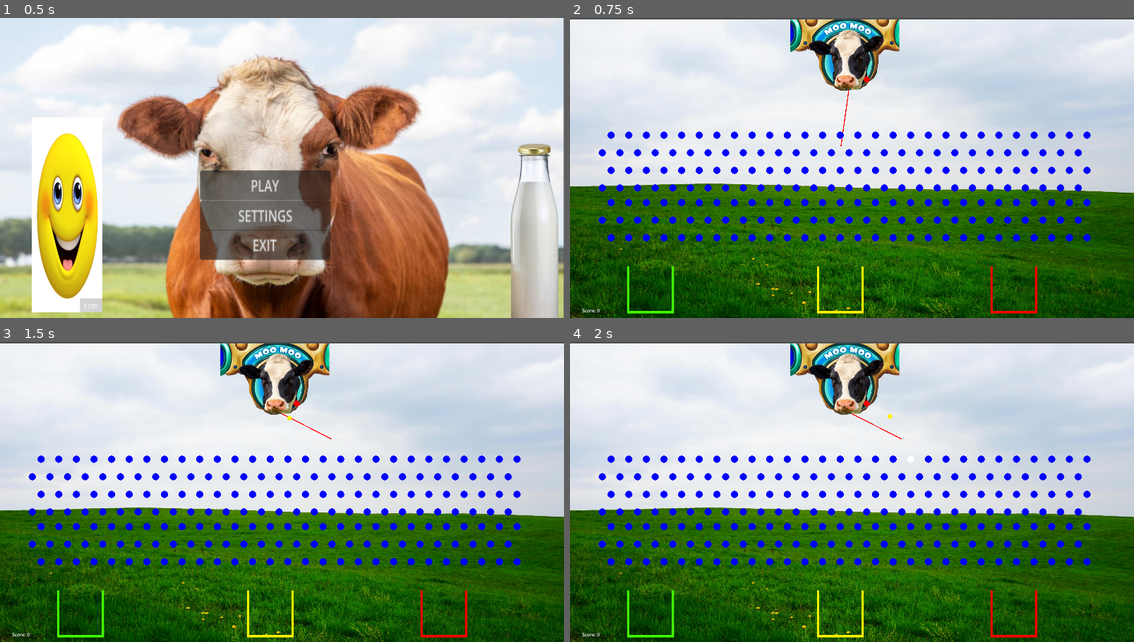
Above: before the commit, frames 1-4 (two rows, left to right).
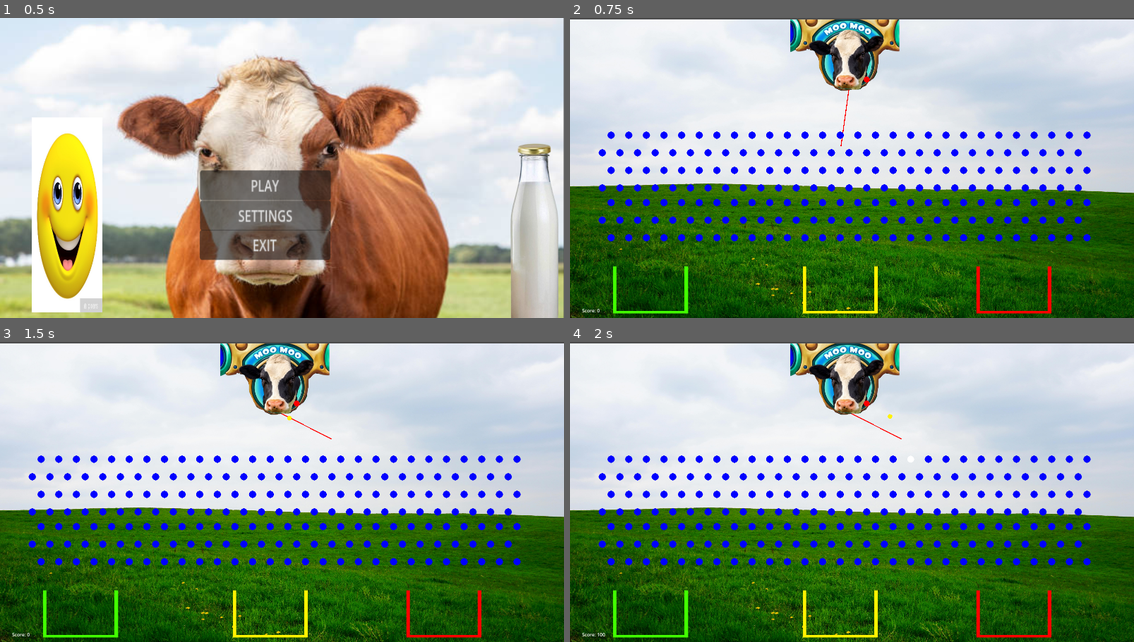
Above: after the commit, the same moments.

Repository: Temia116/Milkle_gamefart
Game: Godot game, scene res://title.tscn
The game is run twice, just before and just after one commit, with the same random seed, the same clock (stepped at 60 frames per second) and the same inputs.
Inputs (mouse positions are in pixels of both pictures, inside the frame that each line leads up to):
- Up to frame 1 (0.5 s): no input
- Up to frame 2 (0.75 s): click "PLAY" at 0.5 s
- Up to frame 3 (1.5 s): tap Enter at 1.25 s; move the mouse to (406, 477) at 1.27 s; click (406, 477) at 1.42 s
- Up to frame 4 (2 s): no input

Frame 1 is identical in both runs. In frame 2, 1.2% of the frame differs, in the area x 7-86%, y 82-99%; in frame 3, 1.2%; in frame 4, 1.2%, in the area x 4-86%, y 82-99%.
Error before the commit: Parse Error: Identifier "current_score" not declared in the current scope. (res://GameManager.gd:128)

Commit message:
made the boxes bigger and the score work

Diff:
--- a/GameManager.gd
+++ b/GameManager.gd
@@ -1,75 +1,27 @@
 # GameManager.gd - Updated with color matching system
 extends Node
-
 var score: int = 0
 var orange_pegs_left: int = 0
-
 # Color matching bonus system
 @export var color_match_bonus: int = 50
 @export var regular_bucket_points: int = 10
-
 signal score_changed(new_score: int)
 signal orange_peg_hit()
 signal bonus_earned(points: int, reason: String)
-
-func _on_score_changed(new_score: int):
-	pass
-
 func _ready():
-	print("ScoreUI _ready() called!")
-
-	# Wait a frame to ensure everything is in the scene tree
+	add_to_group("game_manager")  # Add this line
 	await get_tree().process_frame
-
-	# Connect to GameManager's score signal using group
-	var game_manager = get_tree().get_first_node_in_group("game_manager")
-	print("ScoreUI - Trying to find GameManager in group")
-
-	if game_manager:
-		print("ScoreUI - GameManager found: true")
-		if game_manager.has_signal("score_changed"):
-			print("ScoreUI - score_changed signal exists: true")
-			game_manager.score_changed.connect(_on_score_changed)
-			print("Connected to score_changed signal")
-		else:
-			print("ScoreUI - score_changed signal exists: false")
-	else:
-		print("ScoreUI - GameManager found: false")
-
-	update_score_display()
-	print("ScoreUI _ready() called!")
-
-	# Wait a frame to ensure everything is in the scene tree
-	await get_tree().process_frame
-
-	# Connect to GameManager's score signal using group
-	print("ScoreUI - Trying to find GameManager in group")
-
-	if game_manager:
-		print("ScoreUI - GameManager found: true")
-		if game_manager.has_signal("score_changed"):
-			print("ScoreUI - score_changed signal exists: true")
-			# Fix the connection - use the correct function name
-			game_manager.score_changed.connect(_on_score_changed)
-			print("Connected to score_changed signal")
-		else:
-			print("ScoreUI - score_changed signal exists: false")
-	else:
-		print("ScoreUI - GameManager found: false")
-
-
+	count_orange_pegs()
 
 func add_score(points: int):
 	score += points
 	score_changed.emit(score)
 	print("Score: ", score)
-
 func add_bonus_score(points: int, reason: String = "Bonus"):
 	score += points
 	score_changed.emit(score)
 	bonus_earned.emit(points, reason)
 	print("Bonus! +", points, " - ", reason, " | Total Score: ", score)
-
 func count_orange_pegs():
 	var pegs = get_tree().get_nodes_in_group("pegs")
 	orange_pegs_left = 0
@@ -77,14 +29,12 @@
 		if peg.is_orange:
 			orange_pegs_left += 1
 	print("Orange pegs: ", orange_pegs_left)
-
 func peg_destroyed(was_orange: bool):
 	if was_orange:
 		orange_pegs_left -= 1
 		orange_peg_hit.emit()
 		if orange_pegs_left <= 0:
 			print("Level Complete!")
-
 # Call this when ball enters a bucket
 func ball_entered_bucket(ball_color: String, bucket_color: String):
 	if ball_color.to_lower() == bucket_color.to_lower():
@@ -93,7 +43,6 @@
 	else:
 		# Regular bucket points
 		add_score(regular_bucket_points)
-
 # Helper function to get ball color from ball node
 func get_ball_color(ball_node) -> String:
 	# Try different ways to get the color
@@ -123,18 +72,3 @@
 				return "Yellow"
 
 	return "Unknown"
-
-func update_score_display():
-	print("update_score_display() called, current_score:", current_score)
-	if score_label:
-		score_label.text = "Score: " + str(current_score)
-		print("Score label updated to:", score_label.text)
-	else:
-		print("ERROR: score_label is null!")
-		# Try to find the label again
-		score_label = get_node_or_null("ScoreLabel")
-		if score_label:
-			print("Found ScoreLabel on retry")
-			score_label.text = "Score: " + str(current_score)
-		else:
-			print("ScoreLabel still not found")
--- a/Main.tscn
+++ b/Main.tscn
@@ -633,6 +633,9 @@
 position = Vector2(980, 750)
 
 [node name="Bucket" parent="." instance=ExtResource("8_trn2v")]
+
+[node name="game_manager" type="Node" parent="."]
+script = ExtResource("9_03owx")
 
 [node name="CanvasLayer" type="CanvasLayer" parent="."]
 
@@ -652,8 +655,3 @@
 offset_top = 22.0
 offset_right = 64.0
 offset_bottom = 45.0
-
-[node name="game_manager" type="Node" parent="."]
-script = ExtResource("9_03owx")
-color_match_bonus = null
-regular_bucket_points = null
--- a/ScoreUI.gd
+++ b/ScoreUI.gd
@@ -1,34 +1,36 @@
 # ScoreUI.gd - Attach this to a Control node or CanvasLayer
 extends Control
 
-@onready var score_label: Label = $ScoreLabel
+var score_label: Label  # Remove @onready
 var current_score: int = 0
-var game_manager = get_tree().get_first_node_in_group("game_manager")
+
 func _ready():
 	print("ScoreUI _ready() called!")
 
-	# Connect to GameManager's score signal
-	var game_manager = get_node_or_null("/root/GameManager")
-	print("ScoreUI - Trying to find GameManager at /root/GameManager")
+	# Wait a frame to ensure scene tree is ready
+	await get_tree().process_frame
 
-	if game_manager:
-		print("ScoreUI - GameManager found: true")
-		if game_manager.has_signal("score_changed"):
-			print("ScoreUI - score_changed signal exists: true")
-			game_manager.score_changed.connect(_on_score_changed)
-			print("Connected to score_changed signal")
-		else:
-			print("ScoreUI - score_changed signal exists: false")
-	else:
-		print("ScoreUI - GameManager found: false")
-
-	# Debug the score label
+	# Now find the score label
+	score_label = get_node_or_null("ScoreLabel")
 	if score_label:
 		print("ScoreUI - Score Label found: true")
 	else:
 		print("ScoreUI - Score Label found: false")
+		# Try find_child as backup
+		score_label = find_child("ScoreLabel", true, false)
+		if score_label:
+			print("ScoreUI - Score Label found with find_child: true")
+		else:
+			print("ScoreUI - Score Label found with find_child: false")
 
-	update_score_display()
+	# Connect to GameManager
+	var game_manager = get_tree().get_first_node_in_group("game_manager")
+	if game_manager:
+		print("ScoreUI - GameManager found: true")
+		game_manager.score_changed.connect(_on_score_changed)
+		print("Connected to score_changed signal")
+	else:
+		print("ScoreUI - GameManager found: false")
 
 	update_score_display()
 
@@ -37,11 +39,15 @@
 	update_score_display()
 
 func update_score_display():
+	print("update_score_display() called, current_score:", current_score)
 	if score_label:
 		score_label.text = "Score: " + str(current_score)
+		print("Score label updated to:", score_label.text)
+	else:
+		print("ERROR: score_label is null!")
 
+# Keep your other functions as they were...
 func add_bonus_points(points: int, reason: String = ""):
-	# Visual feedback for bonus points
 	current_score += points
 	update_score_display()
 
@@ -49,14 +55,12 @@
 		show_bonus_text(points, reason)
 
 func show_bonus_text(points: int, reason: String):
-	# Create floating bonus text
 	var bonus_label = Label.new()
 	bonus_label.text = "+" + str(points) + " " + reason + "!"
 	bonus_label.modulate = Color.YELLOW
 	bonus_label.position = Vector2(100, 50)
 	add_child(bonus_label)
 
-	# Animate the bonus text
 	var tween = create_tween()
 	tween.parallel().tween_property(bonus_label, "position", bonus_label.position + Vector2(0, -50), 1.0)
 	tween.parallel().tween_property(bonus_label, "modulate:a", 0.0, 1.0)
--- a/bucket.tscn
+++ b/bucket.tscn
@@ -9,16 +9,16 @@
 [ext_resource type="Script" uid="uid://mfj0eb3kb5ep" path="res://red_box.gd" id="7_k837v"]
 
 [sub_resource type="RectangleShape2D" id="RectangleShape2D_ghrs3"]
-size = Vector2(144.5, 93)
+size = Vector2(231.5, 9.75)
 
 [sub_resource type="RectangleShape2D" id="RectangleShape2D_ycy6c"]
-size = Vector2(144, 8)
+size = Vector2(231, 8)
 
 [sub_resource type="RectangleShape2D" id="RectangleShape2D_etf6t"]
-size = Vector2(8, 160)
+size = Vector2(11, 159.5)
 
 [sub_resource type="RectangleShape2D" id="RectangleShape2D_d4fsb"]
-size = Vector2(8, 160.5)
+size = Vector2(12.5, 159.625)
 
 [node name="Bucket" type="Node2D"]
 
@@ -29,7 +29,7 @@
 script = ExtResource("2_wlsrv")
 
 [node name="Yellow box catcher" type="CollisionShape2D" parent="StaticBody2D/Yellow box" groups=["bucket_color"]]
-position = Vector2(919.25, 953.5)
+position = Vector2(920, 995)
 shape = SubResource("RectangleShape2D_ghrs3")
 
 [node name="CollisionShape2D7" type="CollisionShape2D" parent="StaticBody2D"]
@@ -37,11 +37,11 @@
 shape = SubResource("RectangleShape2D_ycy6c")
 
 [node name="CollisionShape2D8" type="CollisionShape2D" parent="StaticBody2D"]
-position = Vector2(1435, 928)
+position = Vector2(1389, 928)
 shape = SubResource("RectangleShape2D_etf6t")
 
 [node name="CollisionShape2D9" type="CollisionShape2D" parent="StaticBody2D"]
-position = Vector2(1587, 928.25)
+position = Vector2(1632.75, 928.25)
 shape = SubResource("RectangleShape2D_d4fsb")
 
 [node name="CollisionShape2D" type="CollisionShape2D" parent="StaticBody2D"]
@@ -49,50 +49,50 @@
 shape = SubResource("RectangleShape2D_ycy6c")
 
 [node name="CollisionShape2D2" type="CollisionShape2D" parent="StaticBody2D"]
-position = Vector2(844, 928)
+position = Vector2(797.5, 928.25)
 shape = SubResource("RectangleShape2D_etf6t")
 
 [node name="CollisionShape2D3" type="CollisionShape2D" parent="StaticBody2D"]
-position = Vector2(996, 928.25)
+position = Vector2(1041.5, 927.813)
 shape = SubResource("RectangleShape2D_d4fsb")
 
 [node name="CollisionShape2D4" type="CollisionShape2D" parent="StaticBody2D"]
-position = Vector2(274, 1004)
+position = Vector2(273.5, 1004)
 shape = SubResource("RectangleShape2D_ycy6c")
 
 [node name="CollisionShape2D5" type="CollisionShape2D" parent="StaticBody2D"]
-position = Vector2(198, 928)
+position = Vector2(152, 928.5)
 shape = SubResource("RectangleShape2D_etf6t")
 
 [node name="CollisionShape2D6" type="CollisionShape2D" parent="StaticBody2D"]
-position = Vector2(350, 928.25)
+position = Vector2(396, 928.375)
 shape = SubResource("RectangleShape2D_d4fsb")
 
 [node name="Yellow catcher" type="Sprite2D" parent="StaticBody2D"]
 position = Vector2(920, 928)
-scale = Vector2(0.5, 0.5)
+scale = Vector2(0.8, 0.5)
 texture = ExtResource("2_hdxih")
 
 [node name="Green catcher" type="Sprite2D" parent="StaticBody2D"]
 position = Vector2(274, 928)
-scale = Vector2(0.5, 0.5)
+scale = Vector2(0.8, 0.5)
 texture = ExtResource("3_wlsrv")
 
 [node name="Red catcher" type="Sprite2D" parent="StaticBody2D"]
 position = Vector2(1511, 928)
-scale = Vector2(0.5, 0.5)
+scale = Vector2(0.8, 0.5)
 texture = ExtResource("4_k837v")
 
 [node name="Green box" type="Area2D" parent="StaticBody2D" groups=["bucket_color"]]
 script = ExtResource("6_k837v")
 
 [node name="green box catcher" type="CollisionShape2D" parent="StaticBody2D/Green box" groups=["bucket_color"]]
-position = Vector2(274.25, 953.5)
+position = Vector2(274, 992)
 shape = SubResource("RectangleShape2D_ghrs3")
 
 [node name="Red box" type="Area2D" parent="StaticBody2D" groups=["bucket_color"]]
 script = ExtResource("7_k837v")
 
 [node name="red box catcher" type="CollisionShape2D" parent="StaticBody2D/Red box" groups=["bucket_color"]]
-position = Vector2(1510.25, 953.5)
+position = Vector2(1511, 994.875)
 shape = SubResource("RectangleShape2D_ghrs3")
--- a/green_box.gd
+++ b/green_box.gd
@@ -2,12 +2,9 @@
 extends Area2D
 
 @export var bucket_color: String = "Green"  # Set this in the editor for each bucket
-var game_manager: Node
 
 func _ready():
 	body_entered.connect(_on_ball_entered)
-	# Get reference to GameManager
-	game_manager = get_node("/root/GameManager")  # Adjust path as needed
 
 	# Auto-detect color from node name if not set
 	if bucket_color == "Red" and name != "":
@@ -21,8 +18,27 @@
 
 func _on_ball_entered(body):
 	if body is RigidBody2D:  # This should be your ball
-		print("Ball entered ", bucket_color, " bucket area (no scoring here)")
+		print("Ball entered ", bucket_color, " bucket area")
 
-		# Don't modify ball physics at all - let it move naturally to BallCatcher
-		# BallCatcher will handle the scoring
-		print("Ball velocity after bucket entry: ", body.linear_velocity)
+		# Stop the ball immediately
+		body.linear_velocity = Vector2.ZERO
+		body.angular_velocity = 0.0
+		# Optional: disable physics so it can't move anymore
+		body.freeze = true
+
+		# Find GameManager when we need it (not in _ready)
+		var game_manager = get_tree().get_first_node_in_group("game_manager")
+		if game_manager:
+			var ball_color = game_manager.get_ball_color(body)
+			game_manager.ball_entered_bucket(ball_color, bucket_color)
+			print("Called GameManager scoring: ball=", ball_color, " bucket=", bucket_color)
+		else:
+			print("GameManager not found in group!")
+			# Try alternative path as backup
+			game_manager = get_node_or_null("../GameManager")  # Adjust path as needed
+			if game_manager:
+				print("Found GameManager via path!")
+				var ball_color = game_manager.get_ball_color(body)
+				game_manager.ball_entered_bucket(ball_color, bucket_color)
+			else:
+				print("GameManager not found anywhere!")
--- a/red_box.gd
+++ b/red_box.gd
@@ -2,12 +2,9 @@
 extends Area2D
 
 @export var bucket_color: String = "Red"  # Set this in the editor for each bucket
-var game_manager: Node
 
 func _ready():
 	body_entered.connect(_on_ball_entered)
-	# Get reference to GameManager
-	game_manager = get_node("/root/GameManager")  # Adjust path as needed
 
 	# Auto-detect color from node name if not set
 	if bucket_color == "Red" and name != "":
@@ -21,8 +18,27 @@
 
 func _on_ball_entered(body):
 	if body is RigidBody2D:  # This should be your ball
-		print("Ball entered ", bucket_color, " bucket area (no scoring here)")
+		print("Ball entered ", bucket_color, " bucket area")
 
-		# Don't modify ball physics at all - let it move naturally to BallCatcher
-		# BallCatcher will handle the scoring
-		print("Ball velocity after bucket entry: ", body.linear_velocity)
+		# Stop the ball immediately
+		body.linear_velocity = Vector2.ZERO
+		body.angular_velocity = 0.0
+		# Optional: disable physics so it can't move anymore
+		body.freeze = true
+
+		# Find GameManager when we need it (not in _ready)
+		var game_manager = get_tree().get_first_node_in_group("game_manager")
+		if game_manager:
+			var ball_color = game_manager.get_ball_color(body)
+			game_manager.ball_entered_bucket(ball_color, bucket_color)
+			print("Called GameManager scoring: ball=", ball_color, " bucket=", bucket_color)
+		else:
+			print("GameManager not found in group!")
+			# Try alternative path as backup
+			game_manager = get_node_or_null("../GameManager")  # Adjust path as needed
+			if game_manager:
+				print("Found GameManager via path!")
+				var ball_color = game_manager.get_ball_color(body)
+				game_manager.ball_entered_bucket(ball_color, bucket_color)
+			else:
+				print("GameManager not found anywhere!")
--- a/yellow_box.gd
+++ b/yellow_box.gd
@@ -2,12 +2,9 @@
 extends Area2D
 
 @export var bucket_color: String = "Yellow"  # Set this in the editor for each bucket
-var game_manager: Node
 
 func _ready():
 	body_entered.connect(_on_ball_entered)
-	# Get reference to GameManager
-	game_manager = get_node("/root/GameManager")  # Adjust path as needed
 
 	# Auto-detect color from node name if not set
 	if bucket_color == "Red" and name != "":
@@ -21,8 +18,27 @@
 
 func _on_ball_entered(body):
 	if body is RigidBody2D:  # This should be your ball
-		print("Ball entered ", bucket_color, " bucket area (no scoring here)")
+		print("Ball entered ", bucket_color, " bucket area")
 
-		# Don't modify ball physics at all - let it move naturally to BallCatcher
-		# BallCatcher will handle the scoring
-		print("Ball velocity after bucket entry: ", body.linear_velocity)
+		# Stop the ball immediately
+		body.linear_velocity = Vector2.ZERO
+		body.angular_velocity = 0.0
+		# Optional: disable physics so it can't move anymore
+		body.freeze = true
+
+		# Find GameManager when we need it (not in _ready)
+		var game_manager = get_tree().get_first_node_in_group("game_manager")
+		if game_manager:
+			var ball_color = game_manager.get_ball_color(body)
+			game_manager.ball_entered_bucket(ball_color, bucket_color)
+			print("Called GameManager scoring: ball=", ball_color, " bucket=", bucket_color)
+		else:
+			print("GameManager not found in group!")
+			# Try alternative path as backup
+			game_manager = get_node_or_null("../GameManager")  # Adjust path as needed
+			if game_manager:
+				print("Found GameManager via path!")
+				var ball_color = game_manager.get_ball_color(body)
+				game_manager.ball_entered_bucket(ball_color, bucket_color)
+			else:
+				print("GameManager not found anywhere!")
